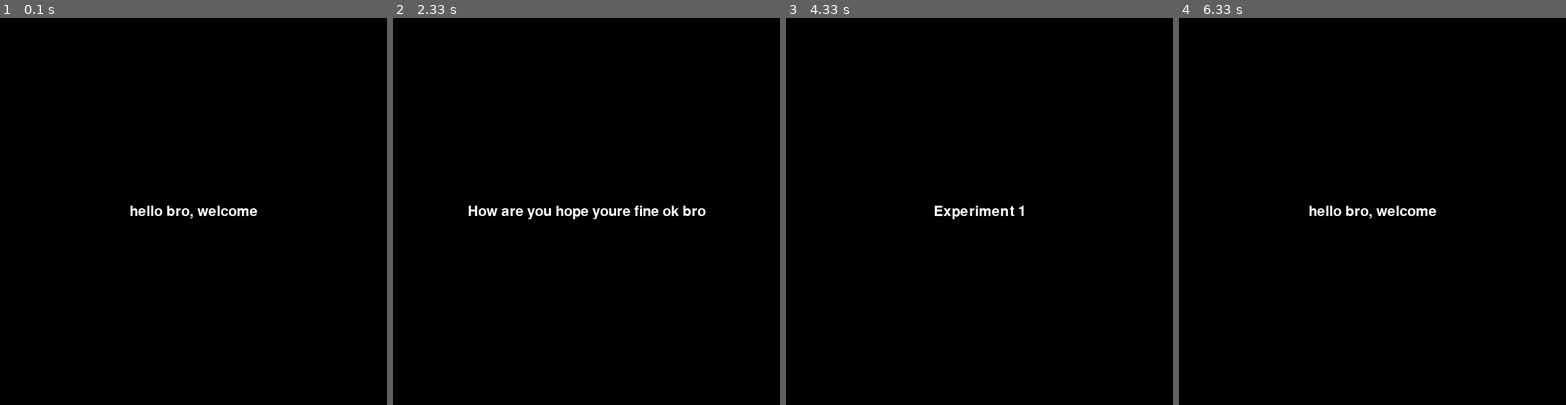
Above: before the commit, frames 1-4 (left to right).
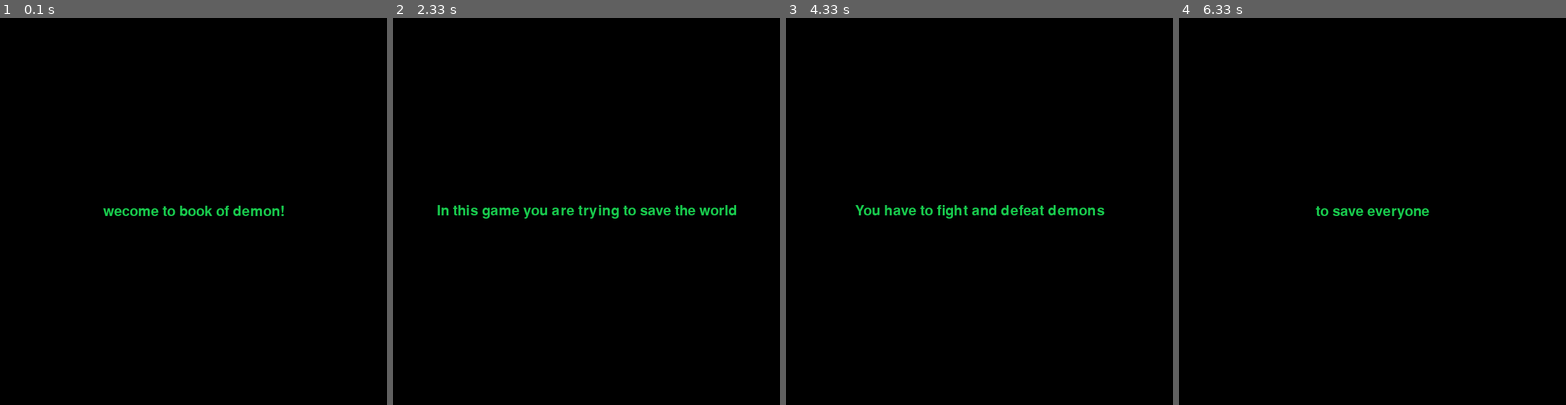
Above: after the commit, the same moments.

Repository: rohits05/book-of-demons
Game: pygame game, started from book-of-demons/main.py
Two runs of this game, one before a commit and one after it. Both use one fixed random seed, a clock stepped at 60 frames per second and the inputs below.
Inputs:
- Up to frame 1 (0.1 s): no input
- Up to frame 2 (2.33 s): no input
- Up to frame 3 (4.33 s): no input
- Up to frame 4 (6.33 s): no input

The runs differ from the first frame. In frame 1, 0.7% of the frame differs, in the area x 26-74%, y 48-52%; in frame 2, 1.4%, in the area x 11-89%, y 48-52%; in frame 3, 1.0%; in frame 4, 0.6%.

Commit message:
adding some story

Diff:
--- a/book-of-demons/main.py
+++ b/book-of-demons/main.py
@@ -5,6 +5,7 @@
 pygame.init()
 
 red = (255, 255, 255)
+green = (24, 202, 77)
 black = (0, 0 ,0 )
 size = width, height = 600, 600
 font = pygame.font.Font("/usr/share/fonts/TTF/AkaashNormal.ttf", 33)
@@ -14,9 +15,11 @@
 
 
 sent_list = [
-    "hello bro, welcome",
-    "How are you hope youre fine ok bro",
-    "Experiment 1"
+    "wecome to book of demon!",
+    "In this game you are trying to save the world",
+    "You have to fight and defeat demons",
+    "to save everyone",
+    "Tell me your name"
 ]
 
 
@@ -24,7 +27,7 @@
     screen.fill(black)
     for sent in sent_list:
         screen.fill(black)
-        text = font.render(sent, True, red)
+        text = font.render(sent, True, green)
 
         text_rect = text.get_rect()
 
@@ -34,6 +37,6 @@
             if event.type == pygame.QUIT:
                 pygame.quit()
                 quit()
-
-        pygame.display.update()
+            # print(event)
+        pygame.display.flip()
         time.sleep(2)
